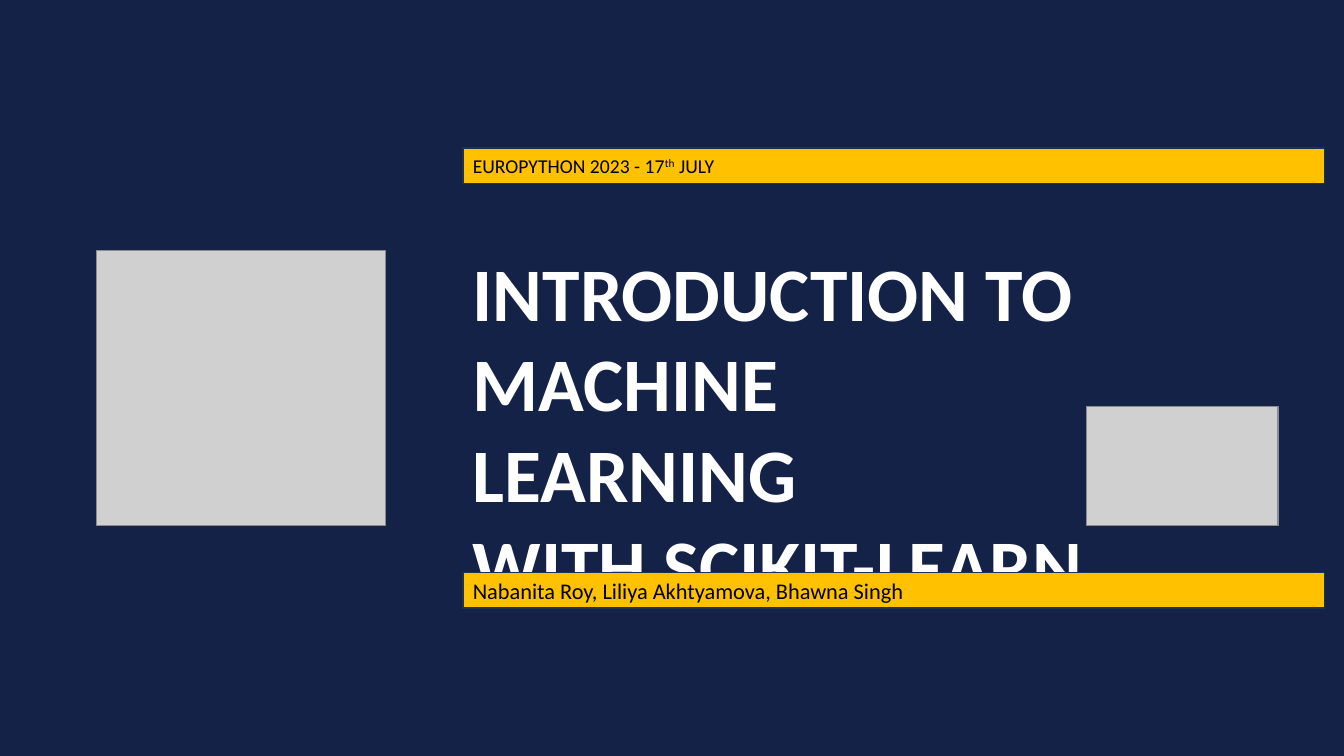
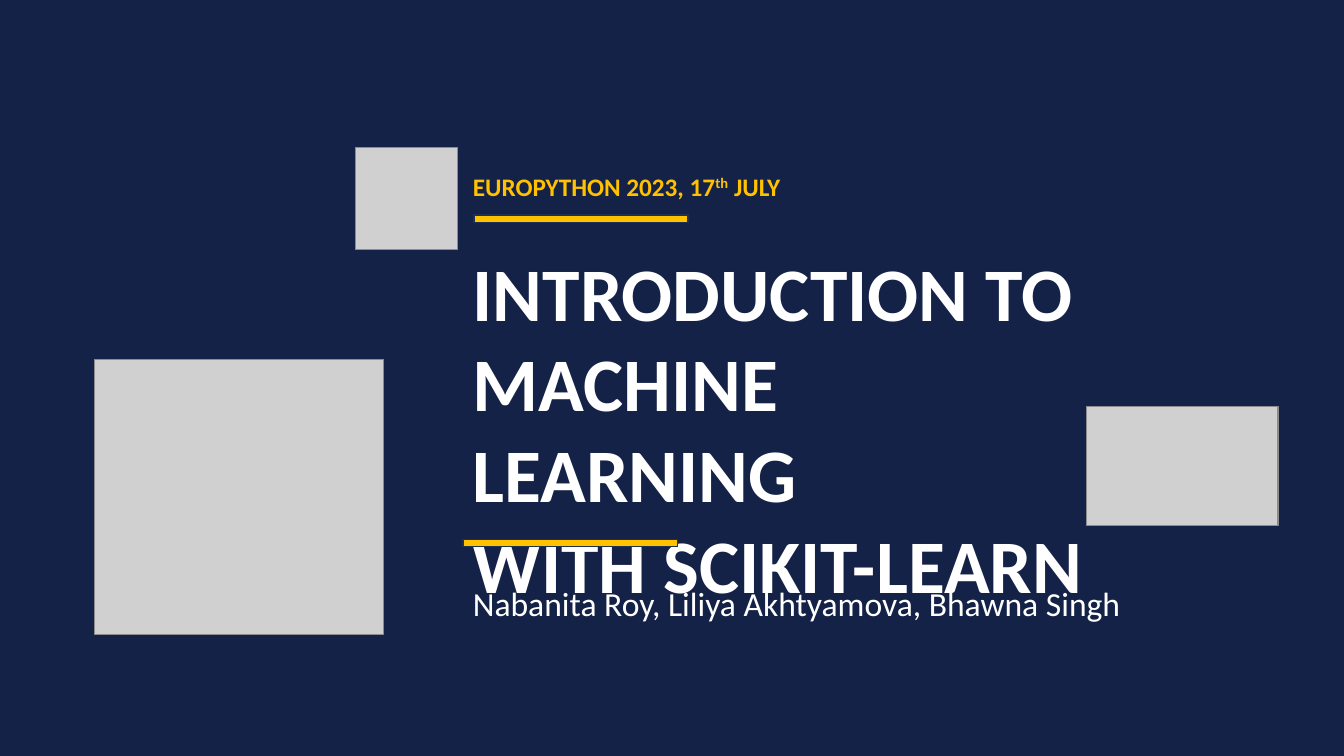
Before and after one commit to royn5618/EP_23_Intro_to_ML_Workshop, a slide deck: slide 1 of Slides/Intro_to_ML.pptx. Drawn at 1344x756 pixels with LibreOffice and Linux fonts; fonts in the diff are those of the drawing; grey boxes stand for pictures; background and template pictures are left out. Boxes give left, top, right and bottom in pixels: in the first picture for what was removed or moved away, otherwise in the second. Text is boxed around its words. In the diff, an @@ line names an element or a change of style, - is before the commit and + after.

```diff
--- a/Slides/Intro_to_ML.pptx
+++ b/Slides/Intro_to_ML.pptx
@@ picture added at [356, 148, 458, 250] @@
@@ text "EUROPYTHON 2023, 17th JULY": place and size @@
-text "EUROPYTHON 2023, 17th JULY" at [463, 148, 1325, 185]
+text "EUROPYTHON 2023, 17th JULY" at [473, 179, 780, 200]
@@ text "EUROPYTHON 2023, 17th JULY" at [473, 179, 780, 200]: fill #FFC100 to none; outline #1E3256 1 pt to none @@
@@ text at [473, 179, 780, 200]: text changed; size 14 to 18 pt; text colour #000000 to #FFC100; bold on @@
-EUROPYTHON 2023 - 17th JULY
+EUROPYTHON 2023, 17th JULY
@@ rectangle added at [474, 215, 689, 222], fill #FFC100, outline #1E3256 1 pt @@
@@ picture: place and size @@
-picture at [97, 251, 385, 526]
+picture at [95, 360, 383, 635]
@@ rectangle added at [463, 539, 678, 546], fill #FFC100, outline #1E3256 1 pt @@
@@ text "Nabanita Roy, Liliya Akhtyamova, Bhawna ...": place and size @@
-text "Nabanita Roy, Liliya Akhtyamova, Bhawna ..." at [463, 573, 1325, 609]
+text "Nabanita Roy, Liliya Akhtyamova, Bhawna ..." at [473, 589, 1120, 622]
@@ text "Nabanita Roy, Liliya Akhtyamova, Bhawna ..." at [473, 589, 1120, 622]: size 16 to 24 pt, text colour #000000 to #FFFFFF; fill #FFC100 to none; outline #1E3256 1 pt to none @@
```
Also in this commit, not shown: 1 other slide changed, 12 slides added, 3 slides removed.
